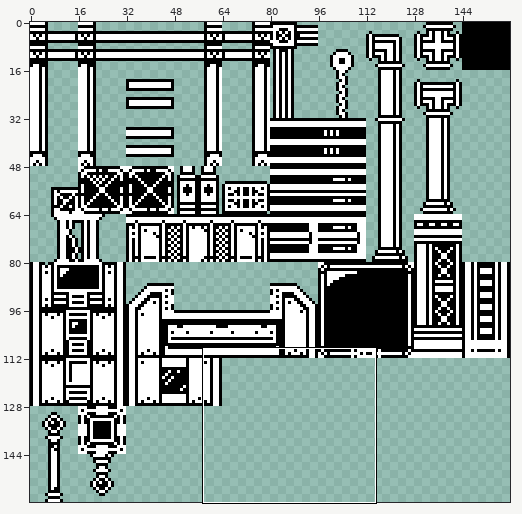
One commit to this sprite sheet: Tilesets/bg_tileset_001.png. Above, an overview of the earlier version with the close-up marked.
Close-up. As it was:
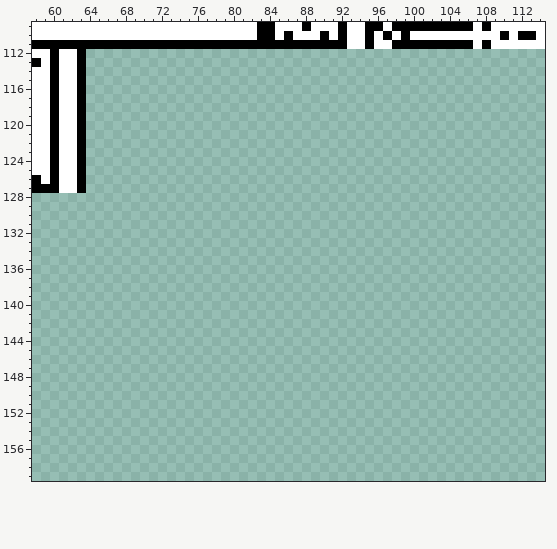
The file is 160x160 pixels. Shown: x 58..114, y 109..159. The commit also changed other parts of the picture, which this record leaves out.
The same view after the edit:
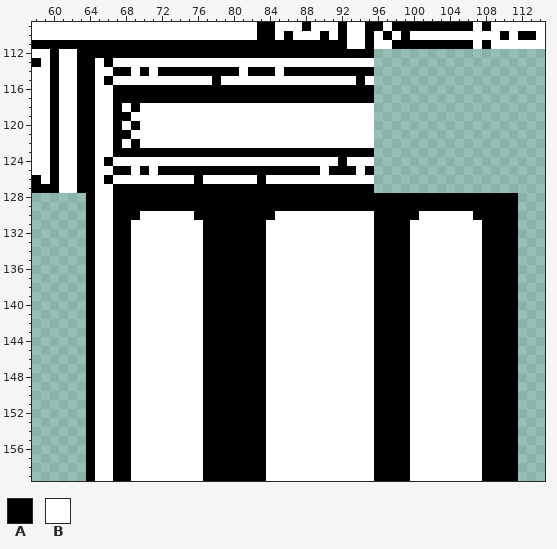
Palette (. is transparent): A #000000  B #ffffff
From old to new:
Colour A is added in row 112 at x 64 to 95; in row 113 at x 64 and 66; in row 114 at x 64, 67 to 68, 70, 72 to 80, 82 to 84 and 86 to 95; in row 115 at x 64, 66, 78 and 94; in rows 116 to 117 at x 64 and 67 to 95; in row 118 at x 64, 67 and 69.
Colour A is added in row 119 at x 64 and 67 to 68; in row 120 at x 64, 67 and 69; in row 121 at x 64 and 67 to 68; in row 122 at x 64, 67 and 69; in row 123 at x 64 and 67 to 95; in row 124 at x 64, 66 and 92.
Colour A is added in row 125 at x 64, 67 to 68, 70, 72 to 89, 91 to 93 and 95; in row 126 at x 64, 66, 76 and 83; in row 127 at x 64 and 67 to 95; in rows 128 to 129 at x 64 and 67 to 111; in row 130 at x 64, 67 to 69, 76 to 84, 96 to 100 and 107 to 111; in rows 131 to 159 at x 64, 67 to 68, 77 to 83, 96 to 99 and 108 to 111.
Colour B is added in row 113 at x 65 and 67 to 95; in row 114 at x 65 to 66, 69, 71, 81 and 85; in row 115 at x 65, 67 to 77, 79 to 93 and 95; in rows 116 to 117 at x 65 to 66; in row 118 at x 65 to 66, 68 and 70 to 95; in row 119 at x 65 to 66 and 69 to 95.
Colour B is added in row 120 at x 65 to 66, 68 and 70 to 95; in row 121 at x 65 to 66 and 69 to 95; in row 122 at x 65 to 66, 68 and 70 to 95; in row 123 at x 65 to 66; in row 124 at x 65, 67 to 91 and 93 to 95; in row 125 at x 65 to 66, 69, 71, 90 and 94.
Colour B is added in row 126 at x 65, 67 to 75, 77 to 82 and 84 to 95; in rows 127 to 129 at x 65 to 66; in row 130 at x 65 to 66, 70 to 75, 85 to 95 and 101 to 106; in rows 131 to 159 at x 65 to 66, 69 to 76, 84 to 95 and 100 to 107.
